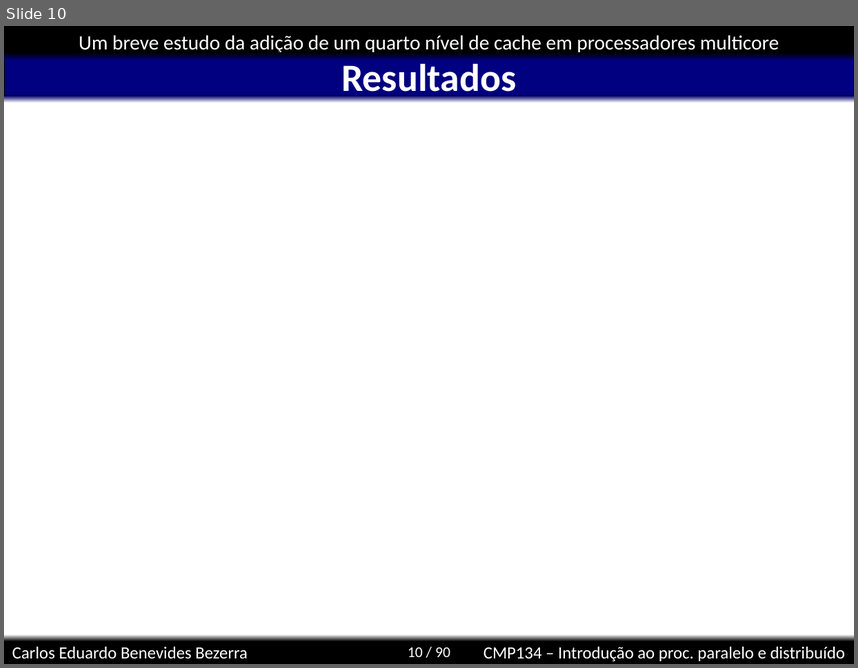
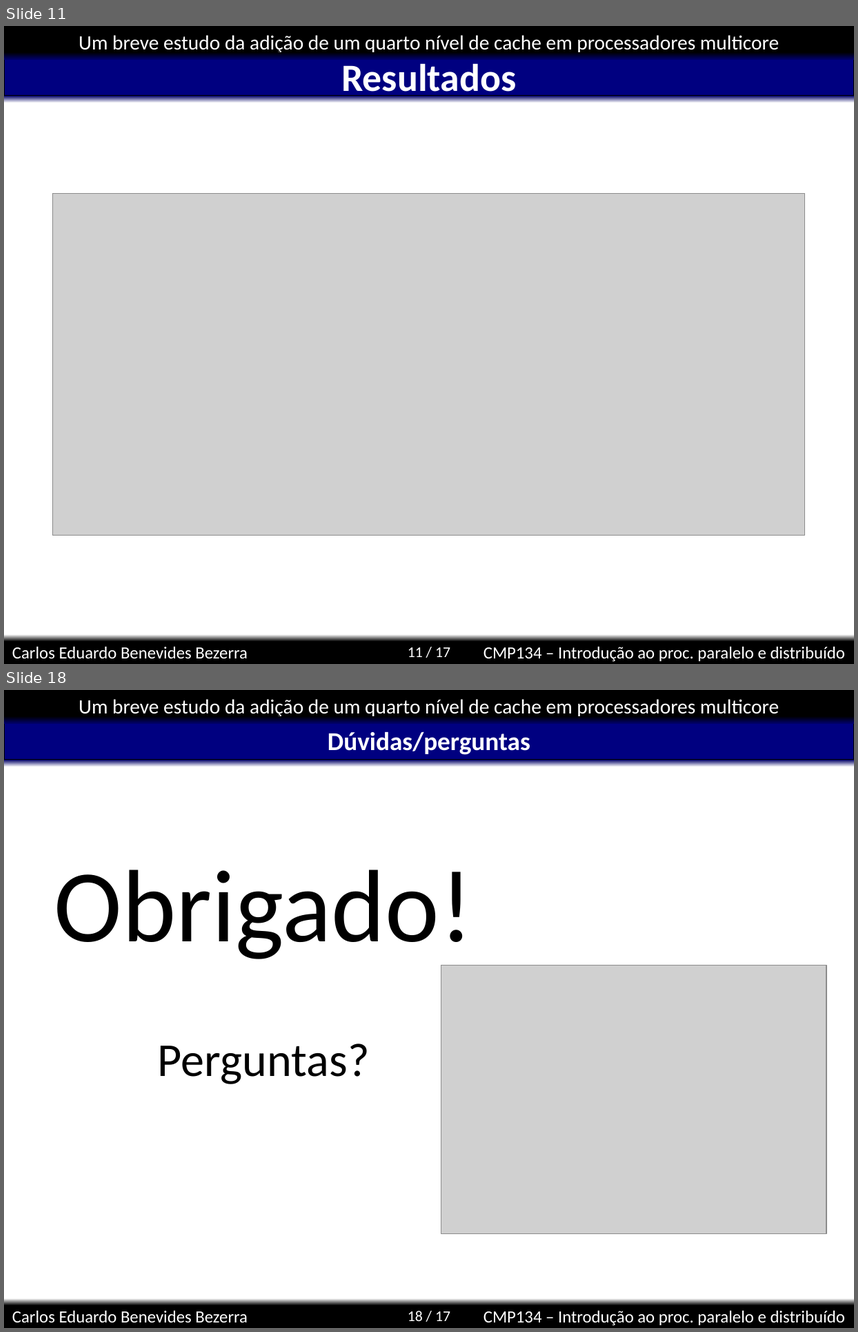
Before and after one commit to kdubezerra/kdubezerra, a slide deck: disciplinas/cmp134/simics/carloseduardo.ppt. Shown one above the other, each under a label of ours: slide 10 before the commit, slides 11 and 18 after it; the slides between them are not shown. The pictures are 858x668 and 858x1332 pixels, drawn with LibreOffice and Linux fonts; fonts in the diff are those of the drawing; grey boxes stand for pictures; background and template pictures are left out. Boxes give left, top, right and bottom in pixels: in the first picture for what was removed or moved away, otherwise in the second. Text is boxed around its words. In the diff, an @@ line names an element or a change of style, - is before the commit and + after.

```diff
--- a/disciplinas/cmp134/simics/carloseduardo.ppt
+++ b/disciplinas/cmp134/simics/carloseduardo.ppt
@@ slide 18 added at (4,690,854,1328), background #FFFFFF; not listed: 8 template elements that a slide beside it also shows @@
@@ title added at (328,732,530,755), 24 pt, text #FFFFFF, bold @@
+Dúvidas/perguntas
@@ text added at (54,869,473,1084), 44 pt, text #000000 @@
+Obrigado!
+Perguntas?
@@ picture added at (441,965,827,1234) @@
@@ what was slide 10 is now slide 11 @@
@@ slide 11 changed as well @@
@@ picture added at (52,194,806,535) @@
@@ page number at (408,647,450,657): text changed @@
-10 / 90
+11 / 17
```
Also in this commit, not shown: 6 other slides changed, 7 other slides added, 2 other files.
